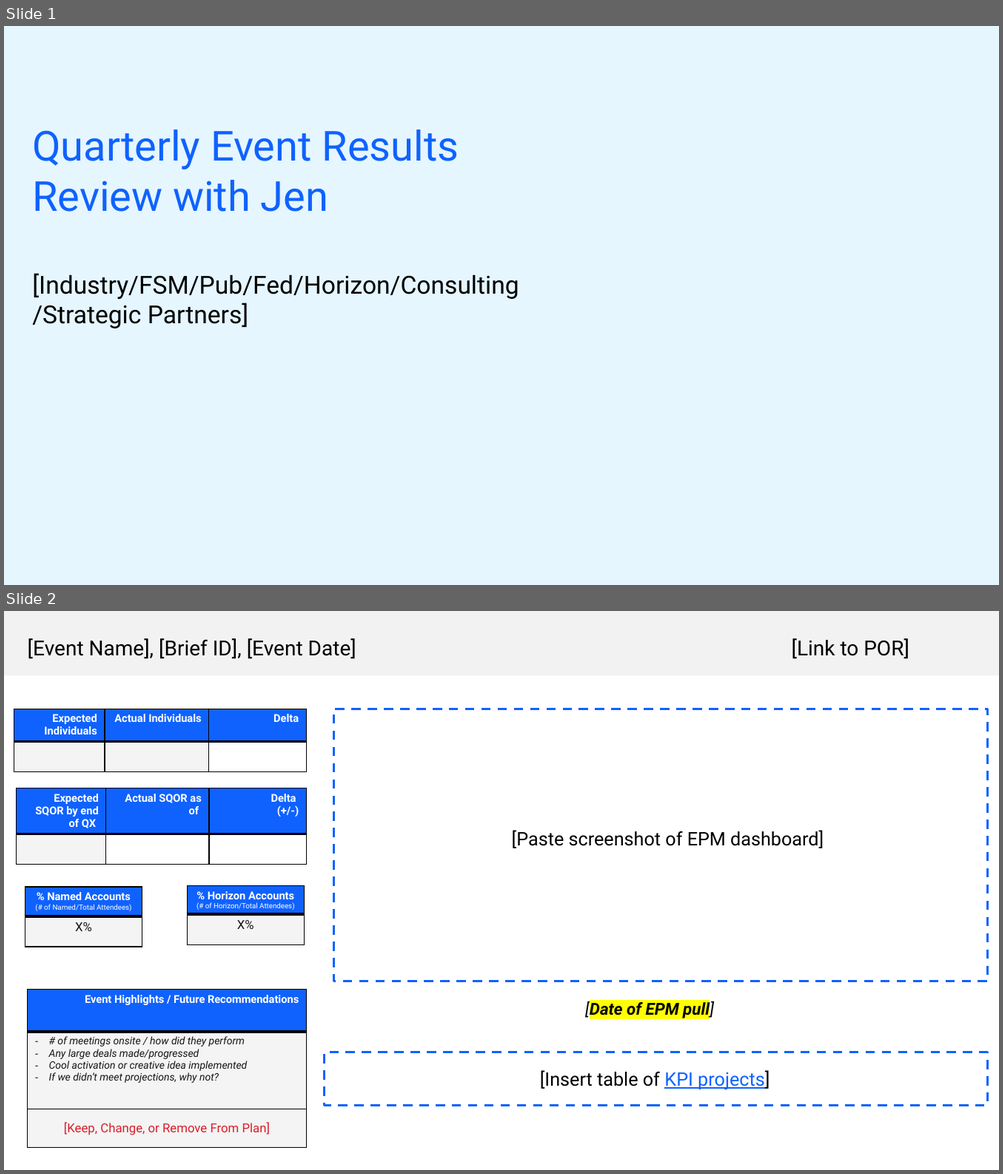
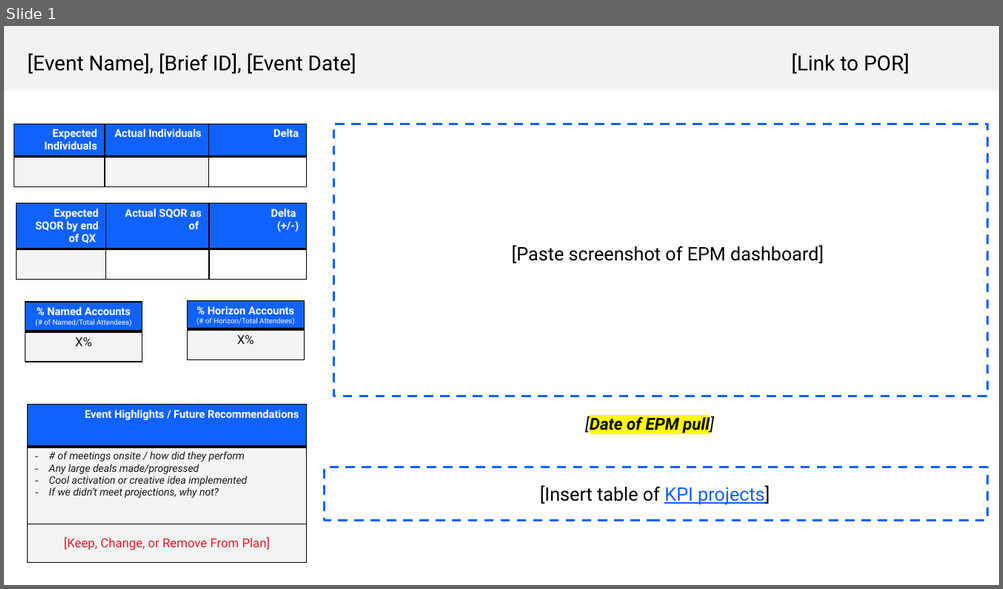
Before and after one commit to allefeIBM/quarterly-results-review, a slide deck: Quarterly Results Review Template_8.18.pptx. Shown one above the other, each under a label of ours: slides 1 and 2 before the commit, slide 1 after it. The pictures are 1003x1174 and 1003x589 pixels, drawn with LibreOffice and Linux fonts; fonts in the diff are those of the drawing. Boxes give left, top, right and bottom in pixels: in the first picture for what was removed or moved away, otherwise in the second. Text is boxed around its words. In the diff, an @@ line names an element or a change of style, - is before the commit and + after.

```diff
--- a/Quarterly Results Review Template_8.18.pptx
+++ b/Quarterly Results Review Template_8.18.pptx
@@ slide 1 removed at (x1=4, y1=26, x2=999, y2=585), background #E5F6FF @@
@@ title removed at (x1=32, y1=130, x2=518, y2=329) @@
-Quarterly Event Results Review with Jen
-[Industry/FSM/Pub/Fed/Horizon/Consulting/Strategic Partners]
@@ what was slide 2 is now slide 1 @@
```
Also in this commit, not shown: 6 other slides removed, 14 other files.
